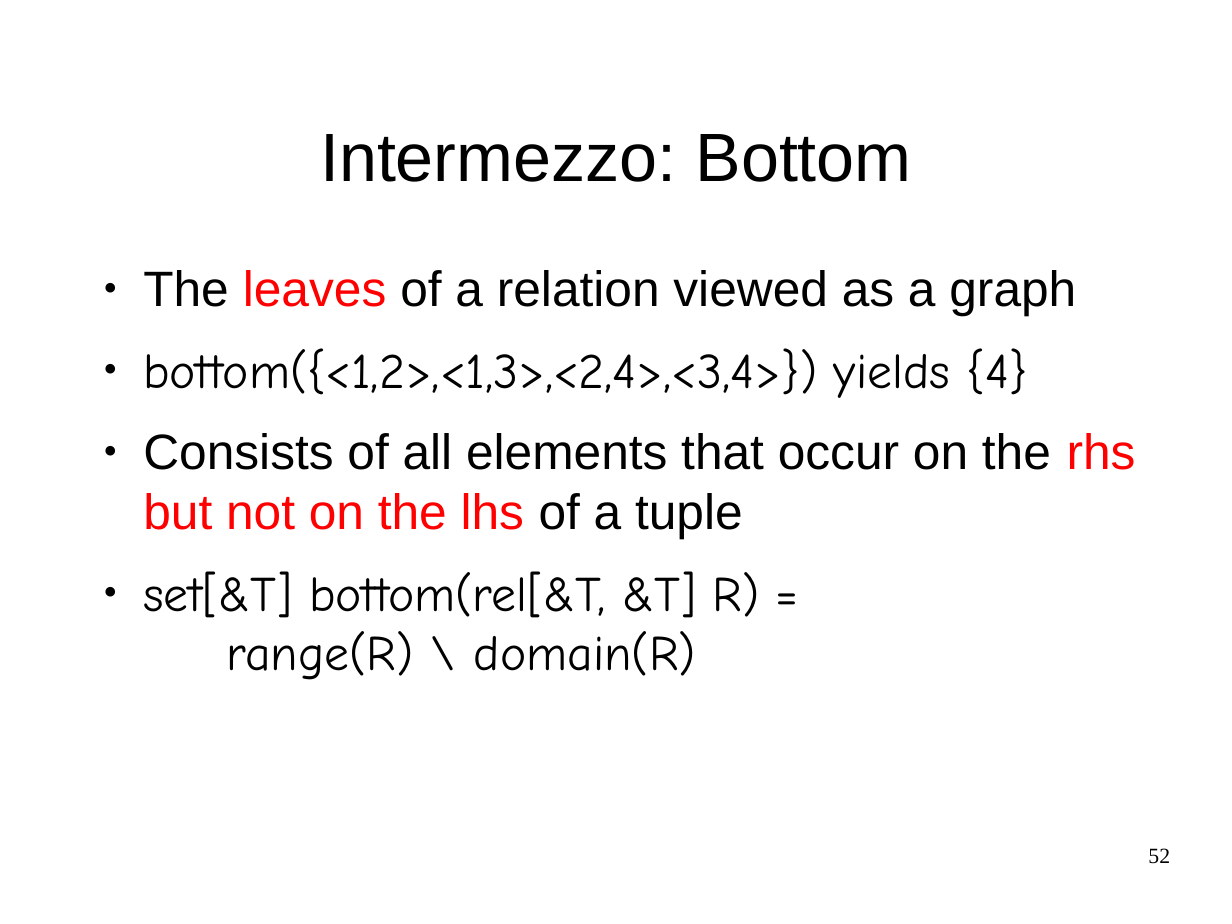
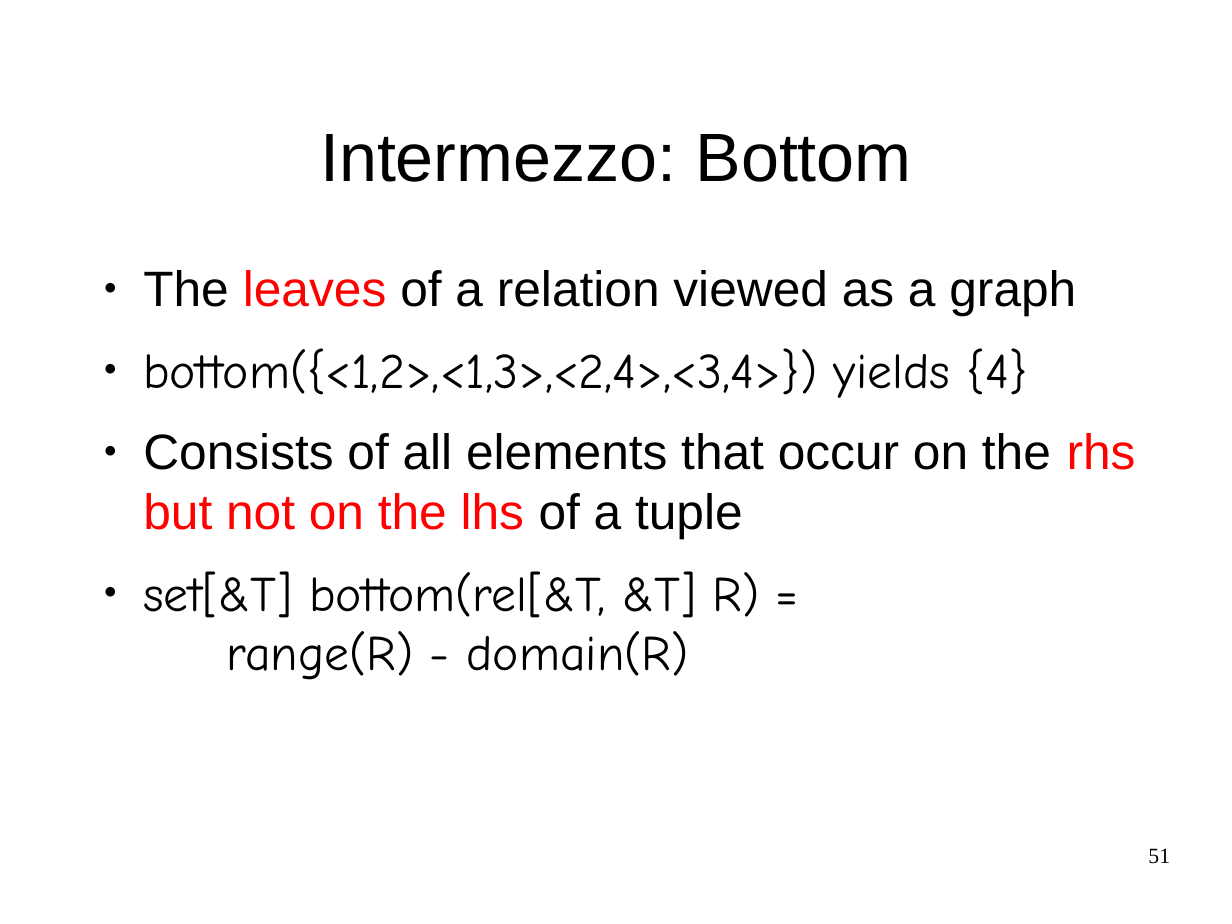
Before and after one commit to cwi-swat/meta-environment, a slide deck: slide 51 of meta-doc/analysis/rascal-slides/rascal-slides.odp (slide 52 before the commit). Drawn at 1232x924 pixels with LibreOffice and Linux fonts; fonts in the diff are those of the drawing; background and template pictures are left out. Boxes give left, top, right and bottom in pixels: in the first picture for what was removed or moved away, otherwise in the second. Text is boxed around its words. In the diff, an @@ line names an element or a change of style, - is before the commit and + after.

```diff
--- a/meta-doc/analysis/rascal-slides/rascal-slides.odp
+++ b/meta-doc/analysis/rascal-slides/rascal-slides.odp
@@ text at box(143, 571, 760, 680): text changed @@
-● set[&T] bottom(rel[&T, &T] R) = range(R) \ domain(R)
+● set[&T] bottom(rel[&T, &T] R) = range(R) - domain(R)
@@ page number at box(1148, 848, 1170, 864): text changed @@
-52
+51
```
Also in this commit, not shown: 7 other slides changed, 2 slides added, 3 slides removed.
